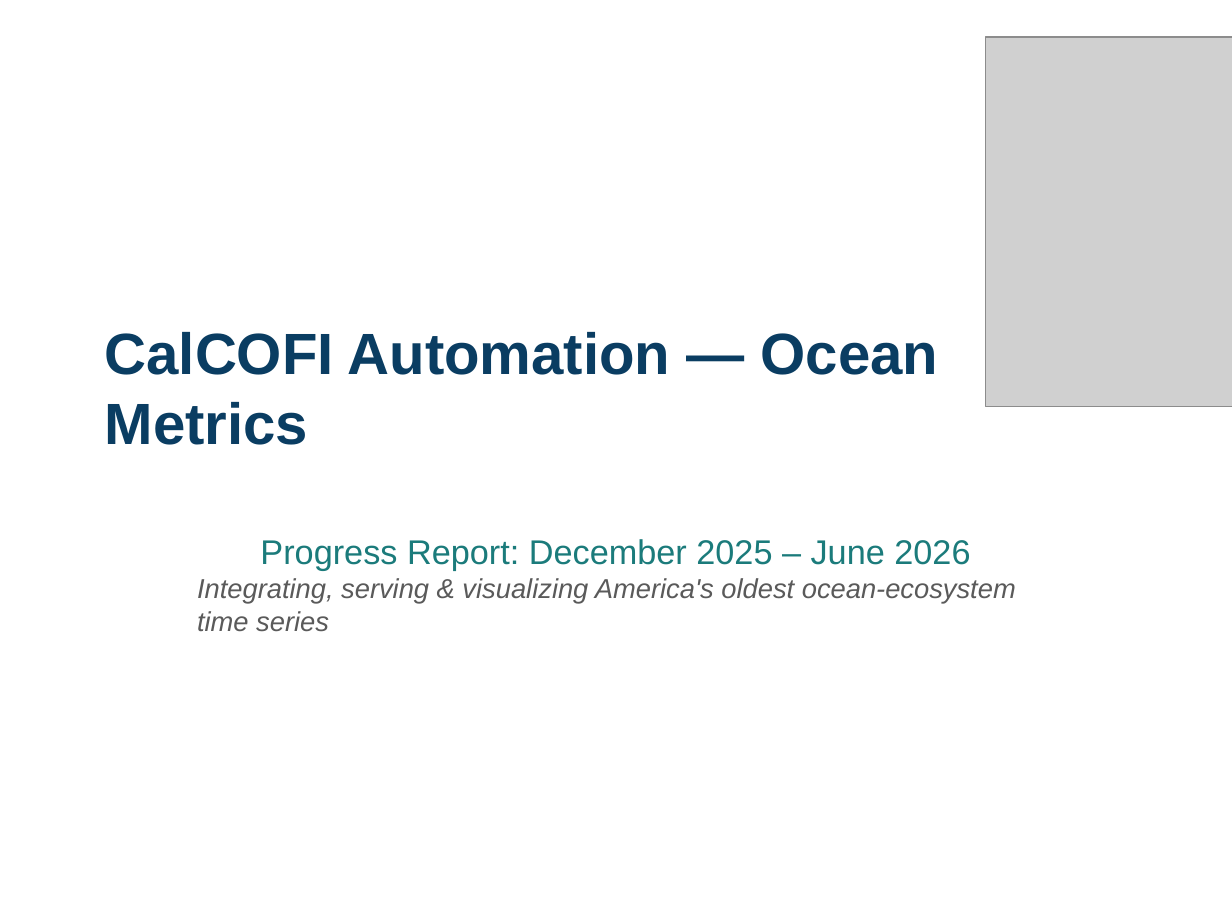
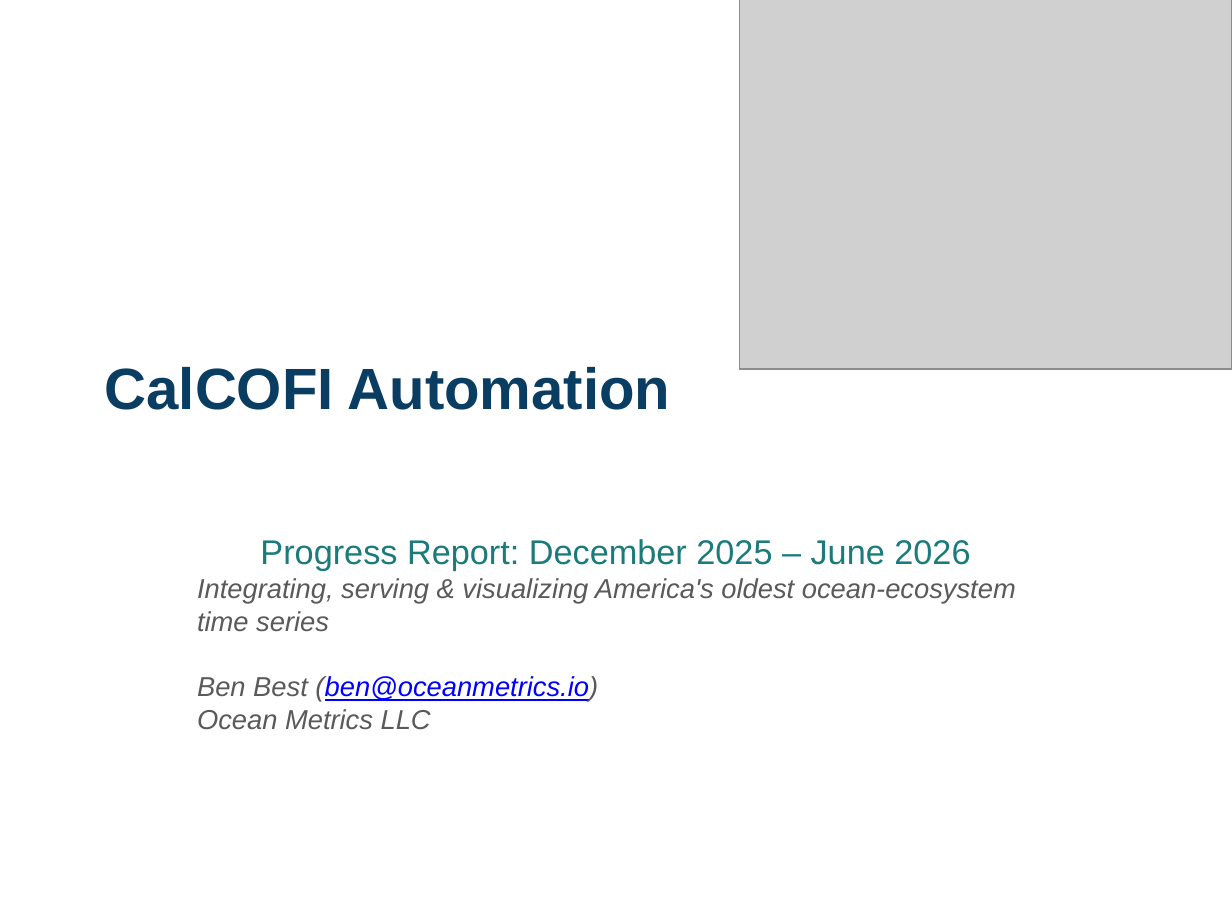
Before and after one commit to CalCOFI/workflows, a slide deck: slide 1 of presentations/CalCOFI_progress_Dec2025-Jun2026.pptx. Drawn at 1232x924 pixels with LibreOffice and Linux fonts; fonts in the diff are those of the drawing; grey boxes stand for pictures. Boxes give left, top, right and bottom in pixels: in the first picture for what was removed or moved away, otherwise in the second. Text is boxed around its words. In the diff, an @@ line names an element or a change of style, - is before the commit and + after.

```diff
--- a/presentations/CalCOFI_progress_Dec2025-Jun2026.pptx
+++ b/presentations/CalCOFI_progress_Dec2025-Jun2026.pptx
@@ picture: place and size @@
-picture at bbox=[986, 37, 1232, 407]
+picture at bbox=[739, 0, 1232, 370]
@@ title at bbox=[105, 367, 671, 410]: text changed @@
-CalCOFI Automation — Ocean Metrics
+CalCOFI Automation
@@ subtitle at bbox=[197, 539, 1016, 730]: text changed @@
-Progress Report: December 2025 – June 2026
-Integrating, serving & visualizing America's oldest ocean-ecosystem time series
+Progress Report: December 2025 – June 2026
+Integrating, serving & visualizing America's oldest ocean-ecosystem time series
+Ben Best (ben@oceanmetrics.io)
+Ocean Metrics LLC
```
Also in this commit, not shown: 3 other slides changed, 5 other files.
